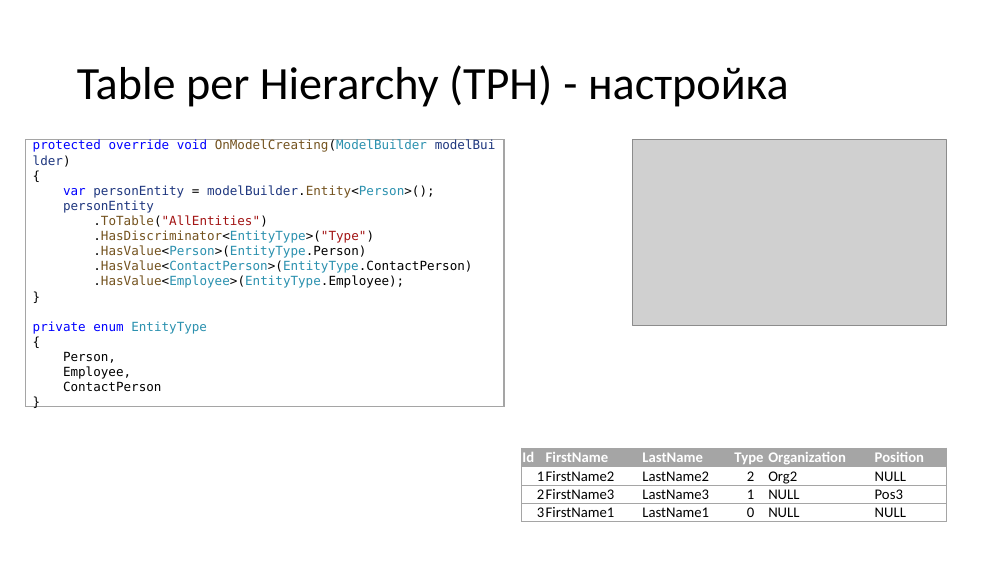
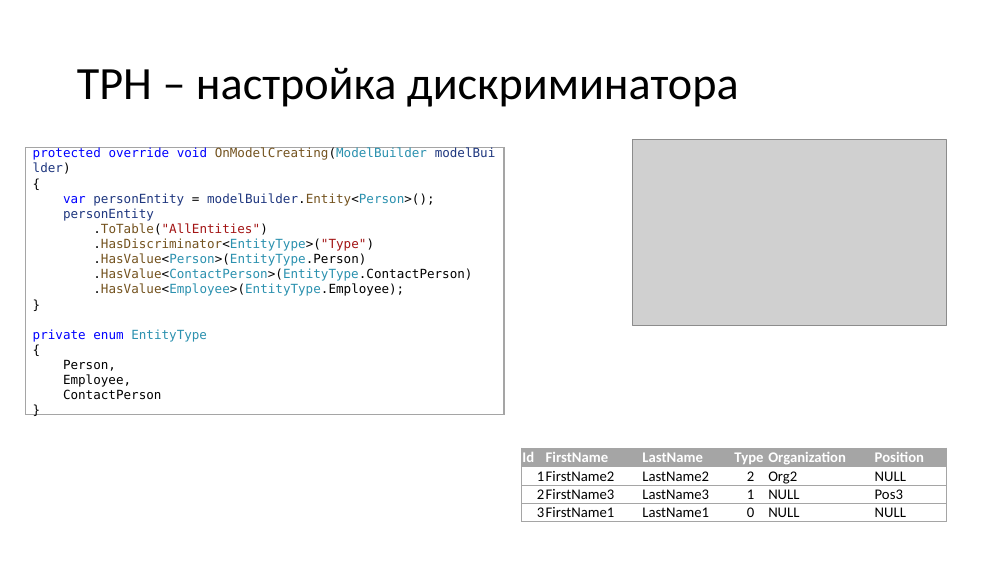
Before and after one commit to MihailRomanov/asp_net_course_2024, a slide deck: slide 26 of Modules/02. Some standard libraries/02. ADO.Net and ORMs/04. EF Core.pptx. Drawn at 1008x567 pixels with LibreOffice and Linux fonts; fonts in the diff are those of the drawing; grey boxes stand for pictures. Boxes give left, top, right and bottom in pixels: in the first picture for what was removed or moved away, otherwise in the second. Text is boxed around its words. In the diff, an @@ line names an element or a change of style, - is before the commit and + after.

```diff
--- a/Modules/02. Some standard libraries/02. ADO.Net and ORMs/04. EF Core.pptx
+++ b/Modules/02. Some standard libraries/02. ADO.Net and ORMs/04. EF Core.pptx
@@ title at box(77, 67, 739, 107): text changed @@
-Table per Hierarchy (TPH) - настройка
+TPH – настройка дискриминатора
@@ rectangle "protected override void OnModelCreating(ModelBuilder modelBu ...": place and size @@
-rectangle "protected override void OnModelCreating(ModelBuilder modelBu ..." at box(25, 140, 504, 407)
+rectangle "protected override void OnModelCreating(ModelBuilder modelBu ..." at box(25, 147, 504, 414)
```
Also in this commit, not shown: 17 other slides changed.
